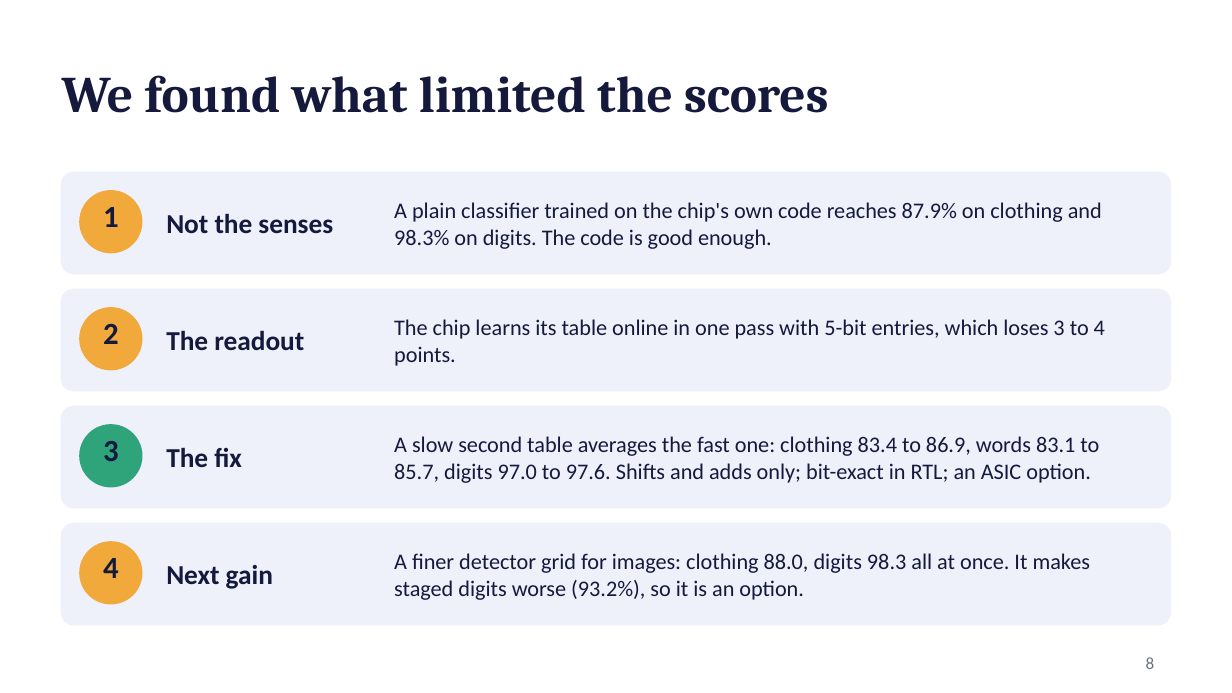
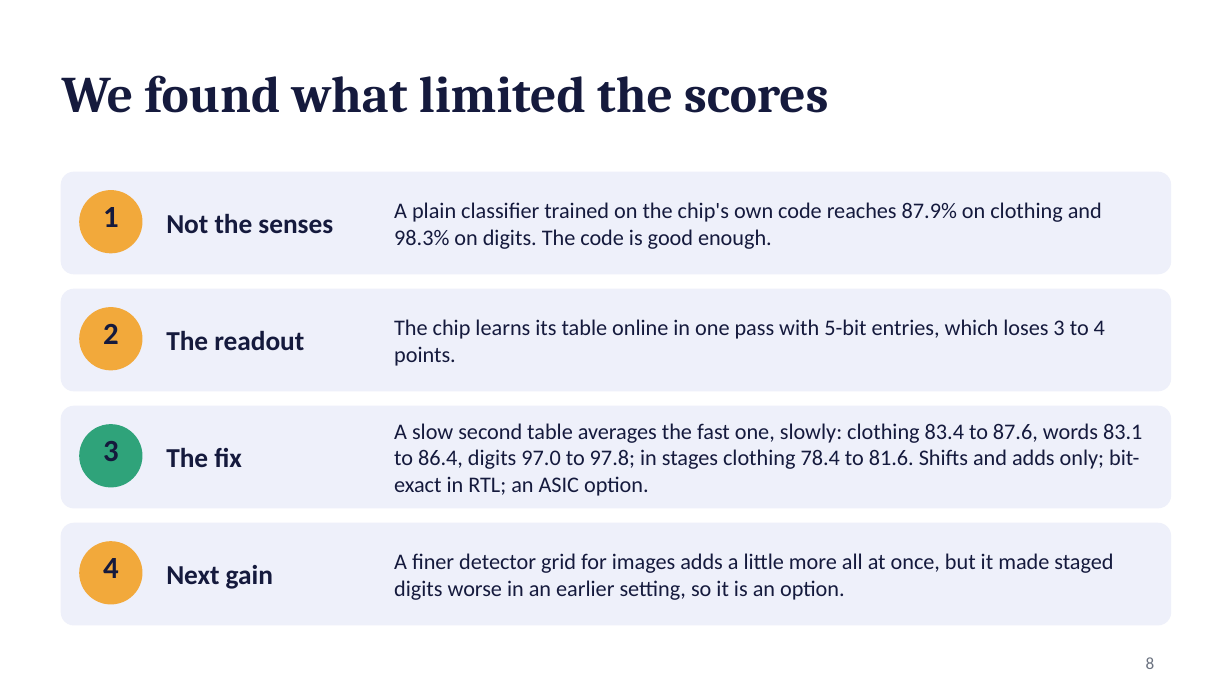
Before and after one commit to kurosaki11op-art/gpu2.0, a slide deck: slide 8 of docs/SPARK_Cortex_pitch.pptx. Drawn at 1232x693 pixels with LibreOffice and Linux fonts; fonts in the diff are those of the drawing. Boxes give left, top, right and bottom in pixels: in the first picture for what was removed or moved away, otherwise in the second. Text is boxed around its words. In the diff, an @@ line names an element or a change of style, - is before the commit and + after.

```diff
--- a/docs/SPARK_Cortex_pitch.pptx
+++ b/docs/SPARK_Cortex_pitch.pptx
@@ text at <box>394,423,1142,496</box>: text changed @@
-A slow second table averages the fast one: clothing 83.4 to 86.9, words 83.1 to 85.7, digits 97.0 to 97.6. Shifts and adds only; bit-exact in RTL; an ASIC option.
+A slow second table averages the fast one, slowly: clothing 83.4 to 87.6, words 83.1 to 86.4, digits 97.0 to 97.8; in stages clothing 78.4 to 81.6. Shifts and adds only; bit-exact in RTL; an ASIC option.
@@ text at <box>394,553,1113,600</box>: text changed @@
-A finer detector grid for images: clothing 88.0, digits 98.3 all at once. It makes staged digits worse (93.2%), so it is an option.
+A finer detector grid for images adds a little more all at once, but it made staged digits worse in an earlier setting, so it is an option.
```
Also in this commit, not shown: 1 other slide changed, 4 other files.
